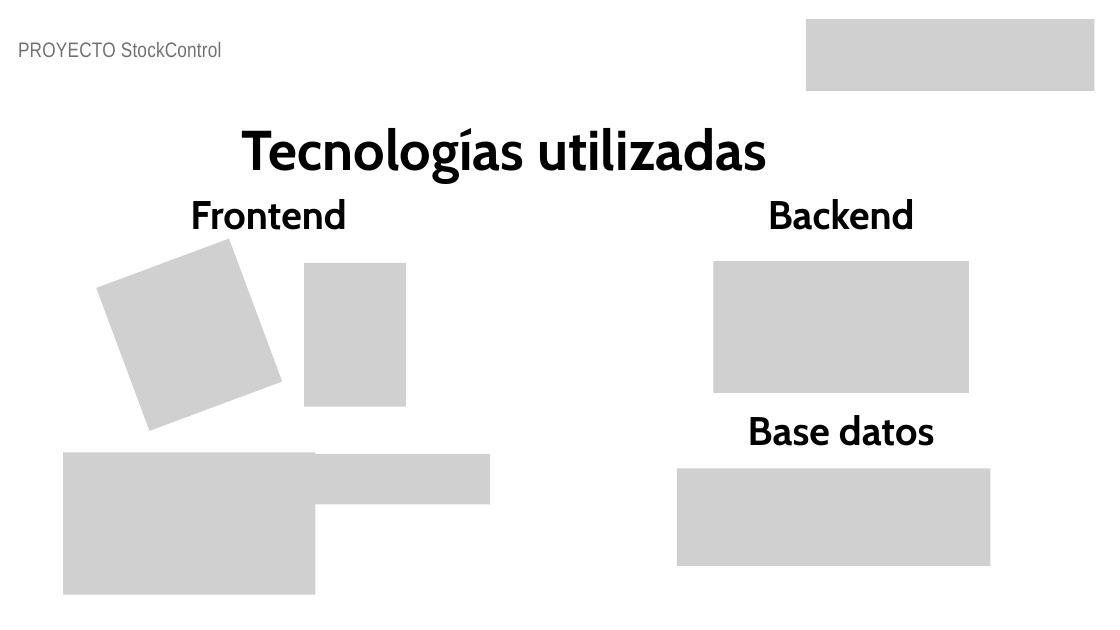
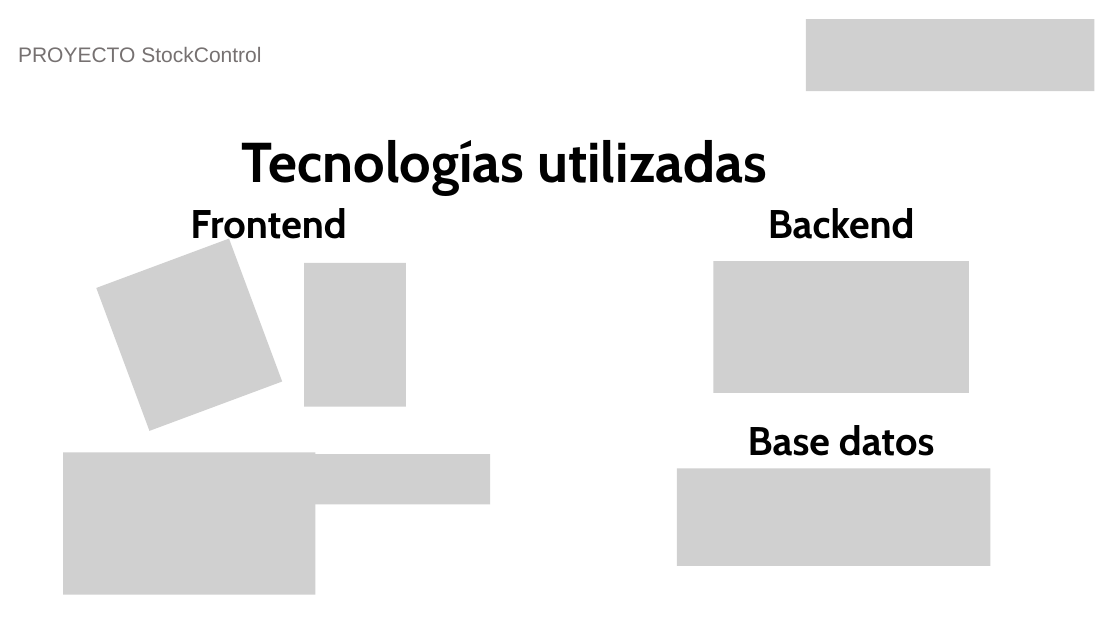
Before and after one commit to NovemiP/CP_PTY4614_4_EQP_4, a slide deck: slide 10 of Fase 2/Evidencias Proyecto/Presentacion Proyecto.pptx. Drawn at 1120x630 pixels with LibreOffice and Linux fonts; fonts in the diff are those of the drawing; grey boxes stand for pictures; background and template pictures are left out. Boxes give left, top, right and bottom in pixels: in the first picture for what was removed or moved away, otherwise in the second. Text is boxed around its words. In the diff, an @@ line names an element or a change of style, - is before the commit and + after.

```diff
--- a/Fase 2/Evidencias Proyecto/Presentacion Proyecto.pptx
+++ b/Fase 2/Evidencias Proyecto/Presentacion Proyecto.pptx
@@ text "PROYECTO StockControl" at (x1=18, y1=47, x2=261, y2=62): font Arial Narrow to Arial, letter spacing 0.2 to 0 pt; line spacing 32.4pt to 1.2 @@
@@ text "Tecnologías utilizadas" at (x1=242, y1=140, x2=767, y2=195): line spacing 84pt to 1.16 @@
@@ line spacing 59.8pt to 1.16 in 3 elements at (x1=190, y1=208, x2=346, y2=248), (x1=768, y1=208, x2=915, y2=239), (x1=748, y1=425, x2=934, y2=456) @@
```
Also in this commit, not shown: 12 other slides changed, 1 slide added, 1 slide removed.
